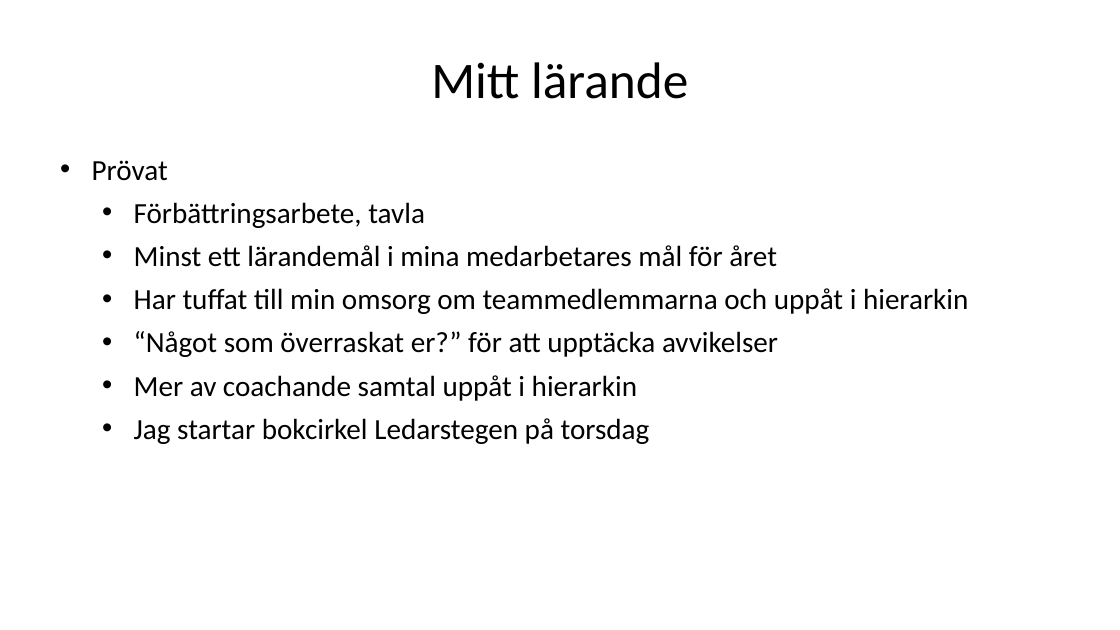
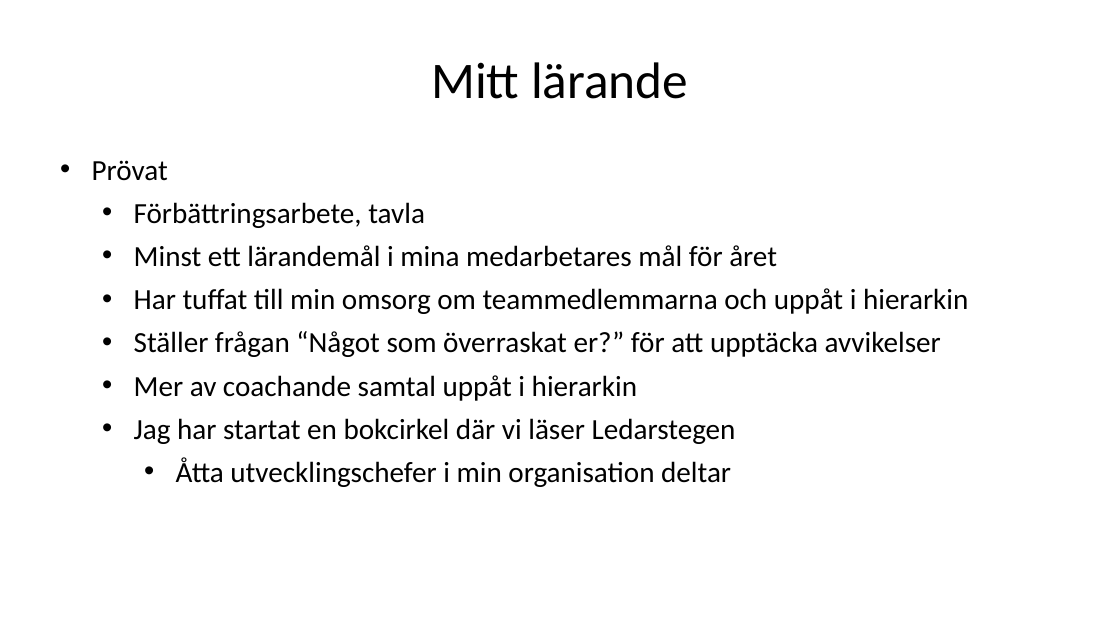
Before and after one commit to lurra/lean, a slide deck: slide 2 of examination/perh-ledar-A3.pptx. Drawn at 1120x630 pixels with LibreOffice and Linux fonts; fonts in the diff are those of the drawing. Boxes give left, top, right and bottom in pixels: in the first picture for what was removed or moved away, otherwise in the second. Text is boxed around its words. In the diff, an @@ line names an element or a change of style, - is before the commit and + after.

```diff
--- a/examination/perh-ledar-A3.pptx
+++ b/examination/perh-ledar-A3.pptx
@@ text at [134,331,941,357]: text changed @@
-  • “Något som överraskat er?” för att upptäcka avvikelser
+  • Ställer frågan “Något som överraskat er?” för att upptäcka avvikelser
@@ text at [134,418,736,487]: text changed @@
-  • Jag startar bokcirkel Ledarstegen på torsdag
+  • Jag har startat en bokcirkel där vi läser Ledarstegen
+    • Åtta utvecklingschefer i min organisation deltar
```
Also in this commit, not shown: 3 other slides changed, 1 other file.
